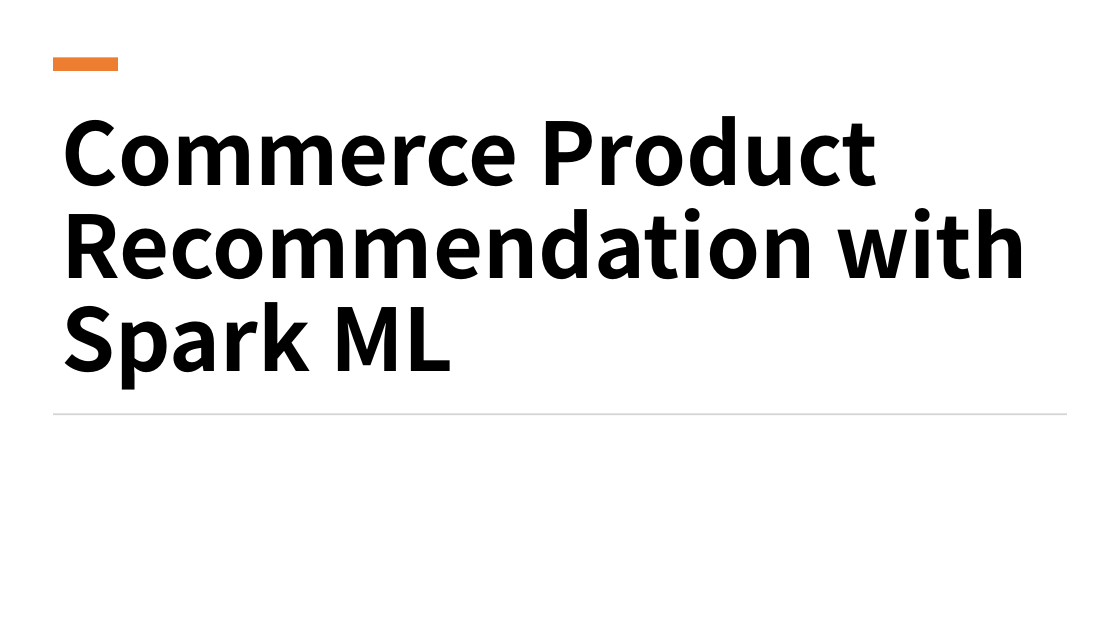
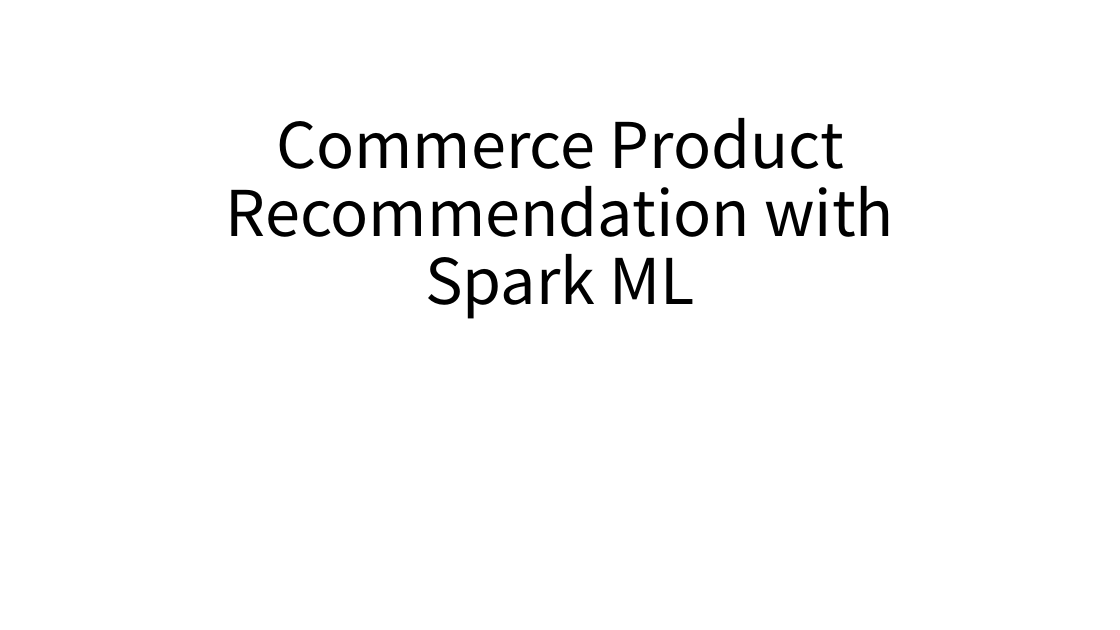
Before and after one commit to susie682/752-project, a slide deck: slide 1 of Commerce Product Recommendation with Spark ML-PPT.pptx. Drawn at 1120x630 pixels with LibreOffice and Linux fonts; fonts in the diff are those of the drawing. Boxes give left, top, right and bottom in pixels: in the first picture for what was removed or moved away, otherwise in the second. Text is boxed around its words. In the diff, an @@ line names an element or a change of style, - is before the commit and + after.

```diff
--- a/Commerce Product Recommendation with Spark ML-PPT.pptx
+++ b/Commerce Product Recommendation with Spark ML-PPT.pptx
@@ rectangle removed at <box>53,58,118,71</box> @@
@@ title "Commerce Product Recommendation with Spark ...": place and size @@
-title "Commerce Product Recommendation with Spark ..." at <box>62,116,1027,390</box>
+title "Commerce Product Recommendation with Spark ..." at <box>226,118,894,319</box>
@@ title "Commerce Product Recommendation with Spark ..." at <box>226,118,894,319</box>: size 74 to 54 pt, bold off; alignment left to centre @@
@@ rectangle removed at <box>53,413,1067,415</box> @@
```
Also in this commit, not shown: 10 other slides changed, 6 slides added, 4 slides removed, 1 other file.
